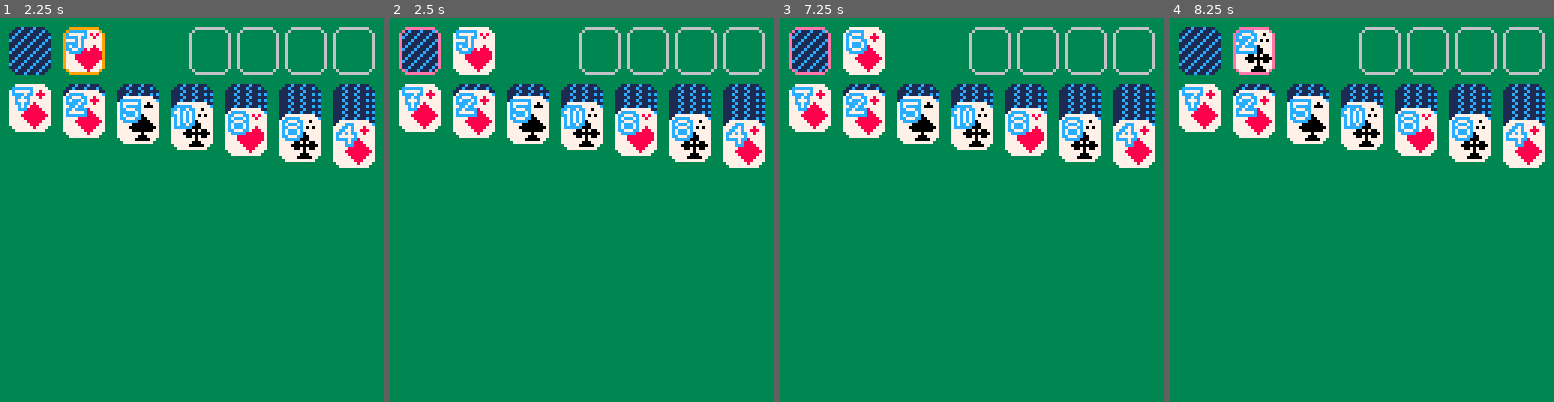
Above: before the commit, frames 1-4 (left to right).
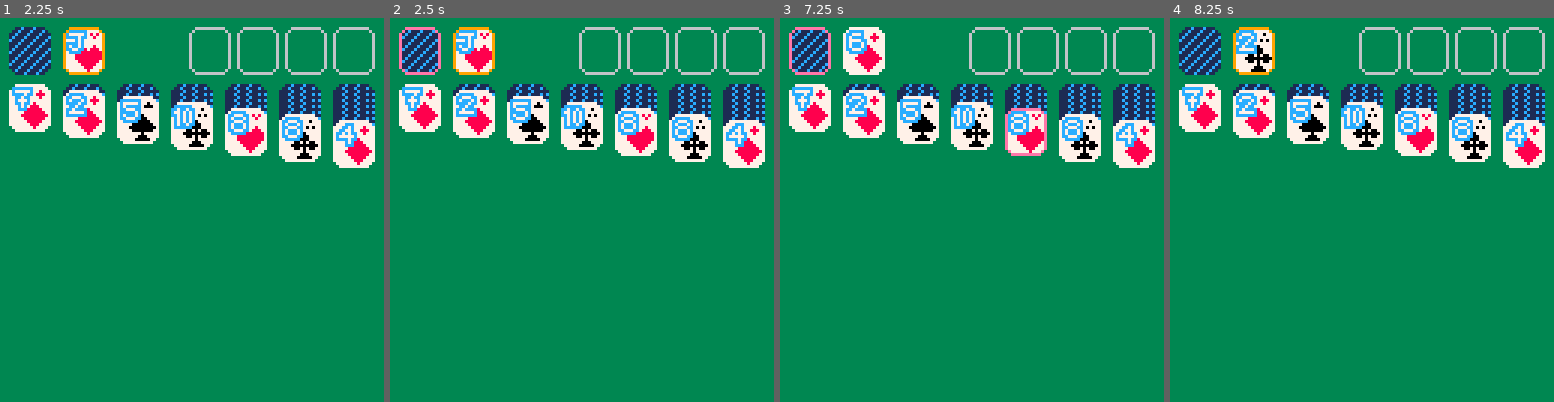
Above: after the commit, the same moments.

Repository: ReidLarson/Klondike
Game: PICO-8 cartridge klondike.p8
Two runs of this game, one before a commit and one after it. Both use one fixed random seed, a clock stepped at 60 frames per second and the inputs below.
Inputs:
- Up to frame 1 (2.25 s): tap X (X key) at 0.33, 1.07, 1.85 s; tap O (Z key) at 0.7, 1.7, 2.1 s; hold Right 1.6-2.1 s; hold Up from 2.15 s (still down)
- Up to frame 2 (2.5 s): release Up at 2.42 s; hold Right from 2.47 s (still down)
- Up to frame 3 (7.25 s): tap O (Z key) every 0.4 s from 2.5 to 6.9 s; tap X (X key) every 1.12 s from 2.97 to 6.32 s; release Right at 3.03 s; hold Left 3.08-3.58 s; hold Down 3.63-3.97 s; hold Right 4.02-4.68 s; hold Up 4.73-5.03 s; hold Left 5.08-5.68 s; hold Down 5.73-6.03 s; hold Right 6.08-6.58 s; hold Right 6.63-7.13 s; hold Up from 7.18 s (still down)
- Up to frame 4 (8.25 s): tap O (Z key) at 7.3, 7.7, 8.1 s; tap X (X key) at 7.43 s; release Up at 7.45 s; hold Right 7.5-8.07 s; hold Left from 8.12 s (still down)

Frame 1 is identical in both runs. In frame 2, 0.3% of the frame differs, in the area x 16-28%, y 2-15%; in frame 3, 0.3%; in frame 4, 0.3%.

Commit message:
Fixed crash when trying to move empty waste to foundation

Diff:
--- a/klondike.p8
+++ b/klondike.p8
@@ -142,9 +142,9 @@
 end
 
 function cardsupdate()
- if hoveredarea~="reserves" and hoveredarea~="waste" then
-  deselectcards()
- end
+-- if hoveredarea~="reserves" and hoveredarea~="waste" then
+--  deselectcards()
+-- end
 
  --stock
  for i=1,#stock.cards do
@@ -179,7 +179,7 @@
  for i=1,#reserves do
   for j=1,#reserves[i].cards do
    reserves[i].cards[j].isfaceup=false
-   reserves[i].cards[j].ishovered=i==hoveredxindex and #tableaus[i].cards==0 and j==#reserves[i].cards
+   reserves[i].cards[j].ishovered=i==hoveredxindex and #tableaus[i].cards==0 and j==#reserves[i].cards and hoveredarea=="reserves"
   end
  end
 
@@ -296,7 +296,7 @@
 	 reflectcard(14,x,y)
 
 	 spr(21+2*(card.suit-1),x,y+1,2,2)
-	 spr(card.rank,x+1,y+1)
+  spr(card.rank,x+1,y+1)
 	else --just card back
 	 spr(46,x,y,2,1)
 	 spr(46,x,y+8,2,1,true,true)
@@ -369,6 +369,7 @@
  elseif btnp(⬇️) then
   enterreserves()
  elseif btnp(🅾️) then
+  deselectcards()
   flipstock()
  end
 end
@@ -484,9 +485,11 @@
  local continuecheck=false
  if iswaste then
   local wastecount=#waste.cards
-  cardsuit=waste.cards[wastecount].suit
-  cardrank=waste.cards[wastecount].rank
-  continuecheck=true
+  if wastecount>0 then
+	  cardsuit=waste.cards[wastecount].suit
+	  cardrank=waste.cards[wastecount].rank
+	  continuecheck=true
+  end
  else
 	 local tableau=tableaus[hoveredxindex]
 	 local cardcount=#tableau.cards
@@ -597,6 +600,7 @@
 end
 
 function comparetableaucards(highcard,lowcard)
+ -- this has had a bug where lowcard is a nil value. could check for it here but that wouldn't fix the source of the bug.
  return highcard.suit%2~=lowcard.suit%2 and highcard.rank-1==lowcard.rank
 end
 
